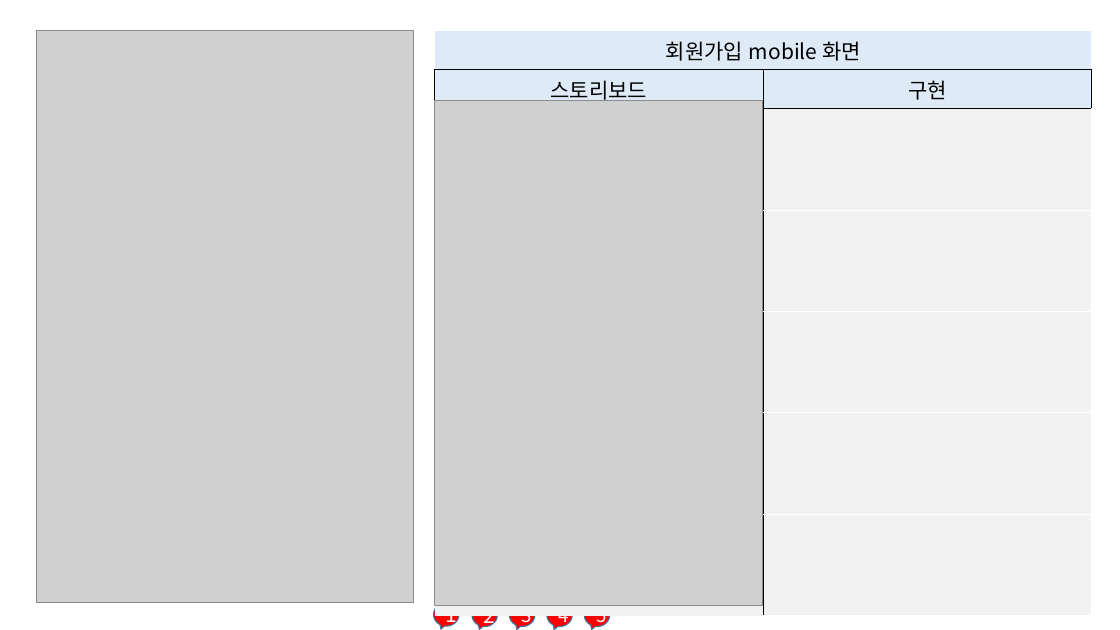
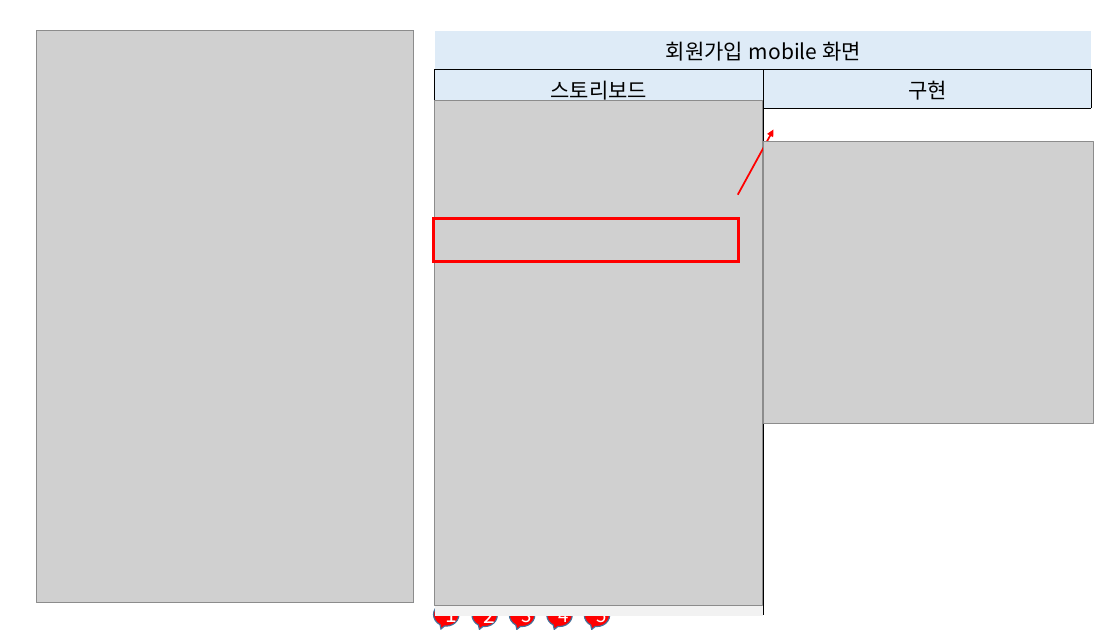
Before and after one commit to Blake6251/MJ.github.io, a slide deck: slide 4 of 5조-유현호.pptx (slide 5 before the commit). Drawn at 1120x630 pixels with LibreOffice and Linux fonts; fonts in the diff are those of the drawing; grey boxes stand for pictures. Boxes give left, top, right and bottom in pixels: in the first picture for what was removed or moved away, otherwise in the second. Text is boxed around its words. In the diff, an @@ line names an element or a change of style, - is before the commit and + after.

Commit message:
1241241

```diff
--- a/5조-유현호.pptx
+++ b/5조-유현호.pptx
@@ table at [434, 31, 1091, 606] @@
@@ fill #F2F2F2 to #FFFFFF in row 3, column 2 @@
@@ arrow added from (738, 195) to (774, 129), #FF0000 1.5 pt @@
@@ picture added at [764, 141, 1093, 424] @@
@@ rectangle added at [434, 218, 739, 261], outline #FF0000 2.25 pt @@
```
Also in this commit, not shown: 3 other slides changed, 2 slides added.
